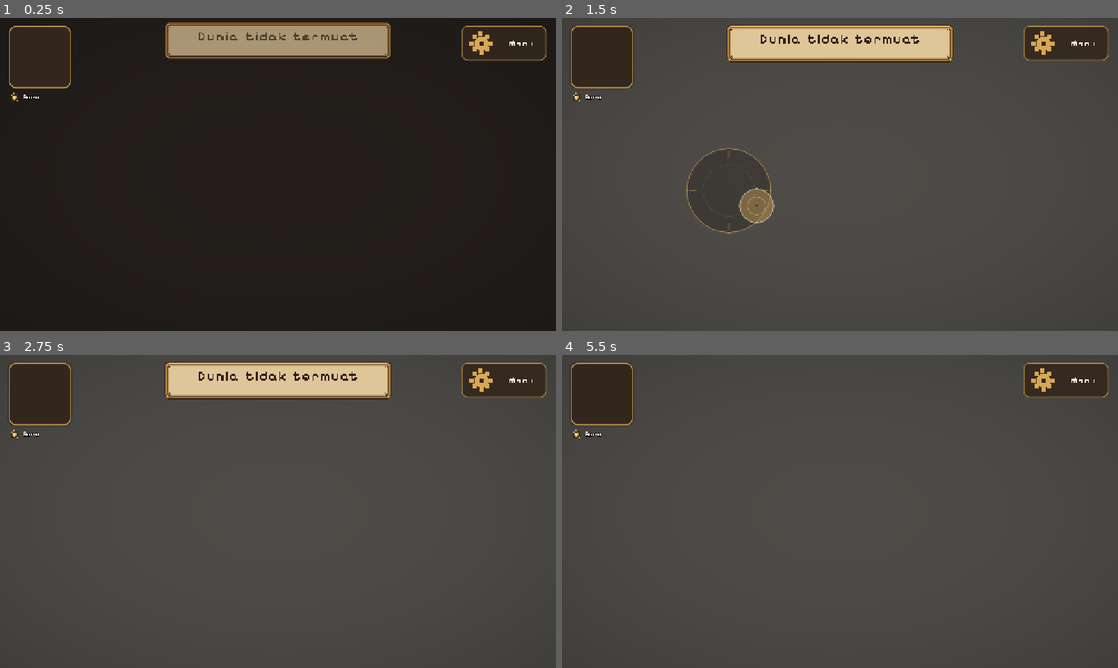
Above: before the commit, frames 1-4 (two rows, left to right).
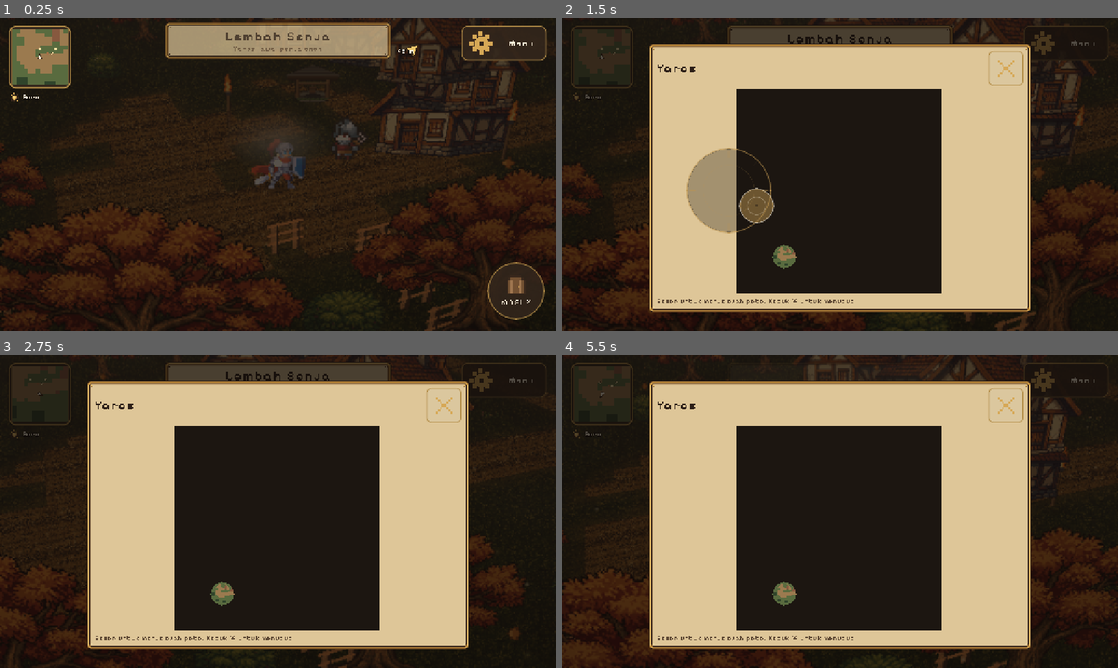
Above: after the commit, the same moments.

Repository: KyokoApp/GodotMe
Game: Godot game, scene res://game/Main.tscn
Two runs of this game, one before a commit and one after it. Both use one fixed random seed, a clock stepped at 60 frames per second and the inputs below.
Inputs (mouse positions are in pixels of both pictures, inside the frame that each line leads up to):
- Up to frame 1 (0.25 s): no input
- Up to frame 2 (1.5 s): tap Enter at 0.5 s; drag from (600, 55) to (895, 105) at 0.52 s; drag from (728, 190) to (812, 237) at 1.27 s
- Up to frame 3 (2.75 s): move the mouse to (333, 442) at 2.02 s; hold Right (ui_right) from 2.03 s (still down); tap Enter at 2.1 s
- Up to frame 4 (5.5 s): release Right (ui_right) at 2.75 s; drag from (812, 574) to (673, 464) at 2.77 s; move the mouse to (1006, 558) at 3.52 s; hold Left (ui_left) 3.53-4.25 s; tap Enter at 3.6, 5.1 s; tap Space at 3.77 s; drag from (673, 464) to (756, 433) at 4.27 s; move the mouse to (867, 511) at 5.02 s; hold Down (ui_down) from 5.03 s (still down); click (867, 511) at 5.17 s

The runs differ from the first frame. In frame 1, 15% of the frame differs, in the area x 0-100%, y 0-100%; in frame 2, 96%; in frame 3, 97%; in frame 4, 98%.
Error before the commit: Parse Error: Could not preload resource script "res://game/world/DioramaCamera.gd". (res://game/world/Diorama.gd:30)

Commit message:
3A: perbaiki else ganda di _desired_target (kamera ikut tinggi tanah)
Co-authored-by: arena-agent <297053741+arena-agent@users.noreply.github.com>

Diff:
--- a/game/game/world/DioramaCamera.gd
+++ b/game/game/world/DioramaCamera.gd
@@ -383,14 +383,12 @@
 	var aim := point + fwd * look_ahead_m
 	var gap := Vector2(aim.x - _target.x, aim.z - _target.z)
 	if gap.length() <= deadzone_m:
-		aim = Vector3(_target.x, 0.0, _target.z)
+		aim = Vector3(_target.x, _ground_y, _target.z)
 	else:
 		# aim at the edge of the dead zone, not at the actor: the view glides
 		# instead of pumping while the knight walks
 		var dir := gap.normalized() * (gap.length() - deadzone_m)
 		aim = Vector3(_target.x + dir.x, _ground_y, _target.z + dir.y)
-	else:
-		aim.y = _ground_y
 	if _has_map:
 		var limits := clamp_limits()
 		var low: Vector2 = limits["min"]
